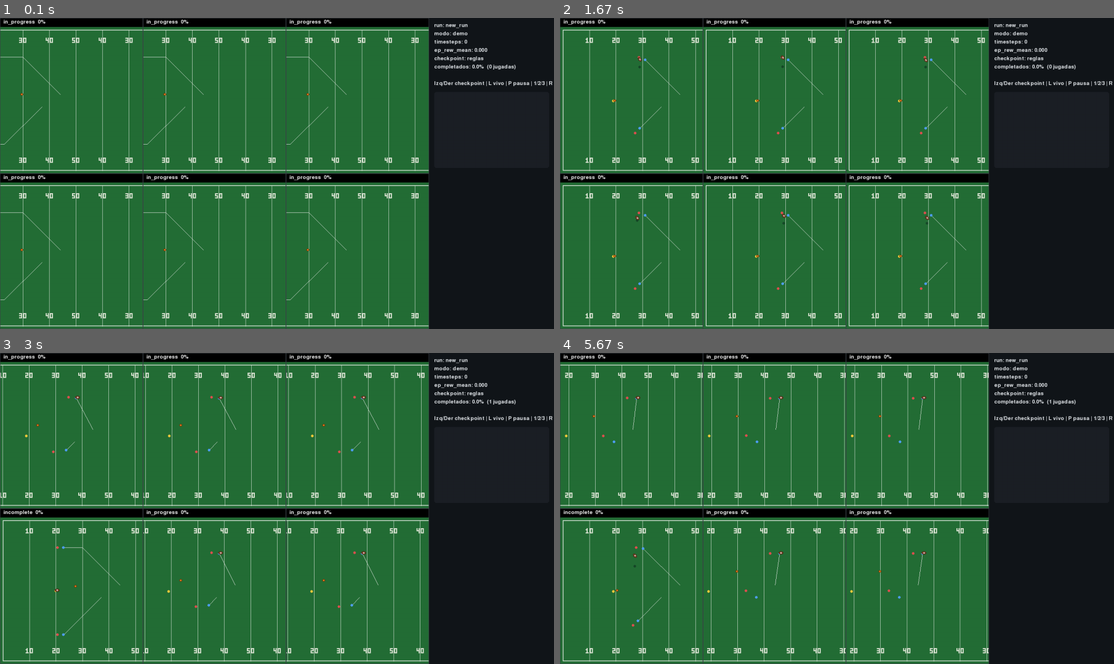
Above: before the commit, frames 1-4 (two rows, left to right).
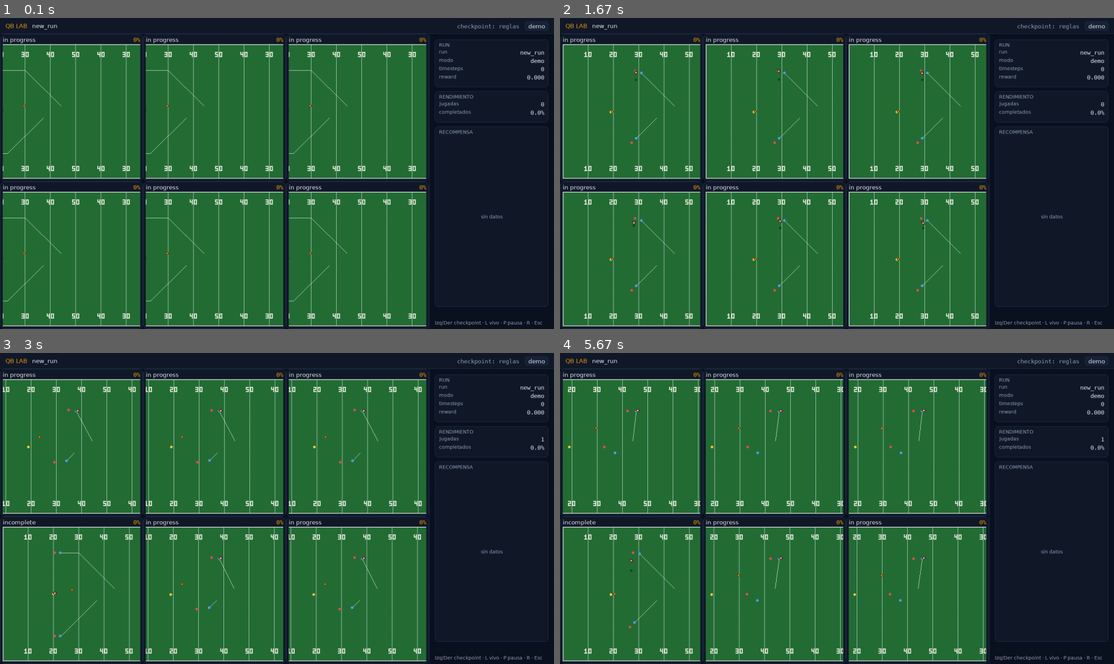
Above: after the commit, the same moments.

Repository: pedroolib/football-sim-rl
Game: pygame game, started from scripts/train_dashboard.py
The game is run twice, just before and just after one commit, with the same random seed, the same clock (stepped at 60 frames per second) and the same inputs.
Inputs:
- Up to frame 1 (0.1 s): no input
- Up to frame 2 (1.67 s): tap  at 0.33 s; hold Right 0.67-1.13 s
- Up to frame 3 (3 s): hold P from 2.73 s (still down); hold Right from 2.73 s (still down)
- Up to frame 4 (5.67 s): release P at 3.37 s; release Right at 3.37 s; hold P 4.57-5.03 s; hold Right 4.57-5.03 s

The runs differ from the first frame. In frame 1, 21% of the frame differs, in the area x 0-100%, y 0-100%; in frame 2, 22%; in frame 3, 22%; in frame 4, 22%.

Commit message:
Rediseñar dashboard con tema oscuro data-dense

Diff:
--- a/src/qb_sim/ui/dashboard.py
+++ b/src/qb_sim/ui/dashboard.py
@@ -28,6 +28,7 @@
     rule_quarterback_policy,
     total_timesteps,
 )
+from qb_sim.ui import theme
 from qb_sim.ui.menu import ModelMenu, ParameterMenu
 from qb_sim.ui.rendering import (
     draw_ball,
@@ -49,12 +50,13 @@
 _MENU_KEYS = (pygame.K_UP, pygame.K_DOWN, pygame.K_LEFT, pygame.K_RIGHT)
 MENU_REPEAT_DELAY = 0.35
 MENU_REPEAT_INTERVAL = 0.06
-MENU_ACCENT = (86, 168, 255)
-MENU_TEXT = (232, 238, 245)
-MENU_MUTED = (140, 152, 165)
-MENU_SELECTED = (28, 64, 108)
-MENU_CARD = (16, 22, 30)
-MENU_ROW = (22, 29, 39)
+MENU_ACCENT = theme.PRIMARY_SOFT
+MENU_TEXT = theme.TEXT
+MENU_MUTED = theme.TEXT_MUTED
+MENU_SELECTED = (30, 58, 100)
+MENU_CARD = theme.SURFACE
+MENU_ROW = theme.SURFACE_ALT
+HEADER_HEIGHT = 46
 CAMERA_FOLLOW_RATE = 4.0
 ENV_KINDS = ("passing", "drive", "role_play", "role_drive", "composition")
 LearnerPolicy = (
@@ -95,7 +97,8 @@
         self.screen = pygame.display.set_mode(screen_size)
         pygame.display.set_caption(f"QB Lab — {self.run_dir.name}")
         self.clock = pygame.time.Clock()
-        self.font = pygame.font.Font(None, 22)
+        self.font_sans, self.font_mono, self.font_small = theme.load_fonts()
+        self.font = self.font_sans
         self.reload_seconds = reload_seconds
         self._policy_factory = policy_factory or self._default_policy_factory
         self.running = True
@@ -185,7 +188,7 @@
                 )
                 for index in range(panels)
             ]
-        self._grid = self._compute_grid(panels, screen_size)
+        self._grid = self._compute_grid(panels, screen_size, header_height=HEADER_HEIGHT)
         field = self.scenario.config.field
         self._cameras: list[tuple[float, float]] = [
             (field.length_yards / 2.0, field.width_yards / 2.0) for _ in range(panels)
@@ -591,7 +594,7 @@
             )
             self.screen.blit(name_image, (row_rect.x + 16, row_rect.y + 6))
             value_color = MENU_ACCENT if index == selected else MENU_TEXT
-            value_image = self.font.render(value_text, True, value_color)
+            value_image = self.font_mono.render(value_text, True, value_color)
             if bounds is not None and bounds[1] > bounds[0] and numeric is not None:
                 track = pygame.Rect(row_rect.x + 360, row_rect.centery - 3, 210, 6)
                 pygame.draw.rect(self.screen, (44, 54, 68), track, border_radius=3)
@@ -646,30 +649,65 @@
         pygame.quit()
 
     @staticmethod
-    def _compute_grid(panels: int, screen_size: tuple[int, int]) -> list[pygame.Rect]:
+    def _compute_grid(
+        panels: int,
+        screen_size: tuple[int, int],
+        header_height: int = 0,
+    ) -> list[pygame.Rect]:
         columns = min(GRID_COLUMNS, panels) if panels > 0 else 1
         rows = (panels + columns - 1) // columns
         area_width = screen_size[0] - METRICS_WIDTH
         cell_width = area_width // columns
-        cell_height = screen_size[1] // rows
+        cell_height = (screen_size[1] - header_height) // rows
         rects: list[pygame.Rect] = []
         for index in range(panels):
             row, column = divmod(index, columns)
             rects.append(
-                pygame.Rect(column * cell_width, row * cell_height, cell_width, cell_height)
+                pygame.Rect(
+                    column * cell_width,
+                    header_height + row * cell_height,
+                    cell_width,
+                    cell_height,
+                )
             )
         return rects
 
     def draw_frame(self) -> None:
-        """Render every panel and the metrics column."""
-        self.screen.fill((24, 28, 32))
+        """Render the header, every panel, and the metrics column."""
+        self.screen.fill(theme.BACKGROUND)
+        self._draw_header()
         for index, (rect, panel) in enumerate(zip(self._grid, self._panels, strict=True)):
             self._draw_panel(rect, panel, index)
-            pygame.draw.rect(self.screen, (60, 66, 72), rect, 1)
         self._draw_metrics()
         if self._menu_mode is not None:
             self._draw_menu()
         pygame.display.flip()
+
+    def _draw_header(self) -> None:
+        bar = pygame.Rect(0, 0, self.screen.get_width(), HEADER_HEIGHT)
+        pygame.draw.rect(self.screen, theme.SURFACE, bar)
+        pygame.draw.line(
+            self.screen,
+            theme.BORDER,
+            (0, HEADER_HEIGHT - 1),
+            (bar.right, HEADER_HEIGHT - 1),
+        )
+        brand = self.font_sans.render("QB LAB", True, theme.ACCENT)
+        self.screen.blit(brand, (theme.SPACE_LG, 13))
+        run = self.font_sans.render(self.run_dir.name, True, theme.TEXT)
+        self.screen.blit(run, (theme.SPACE_LG + brand.get_width() + 14, 13))
+        chip_image = self.font_sans.render(self.mode_label(), True, theme.TEXT)
+        chip = pygame.Rect(
+            bar.right - chip_image.get_width() - 36,
+            10,
+            chip_image.get_width() + 20,
+            26,
+        )
+        pygame.draw.rect(self.screen, theme.SURFACE_ALT, chip, border_radius=theme.RADIUS_SM)
+        pygame.draw.rect(self.screen, theme.BORDER, chip, 1, border_radius=theme.RADIUS_SM)
+        self.screen.blit(chip_image, (chip.x + 10, chip.y + 4))
+        status = self.font_mono.render(self.checkpoint_status(), True, theme.TEXT_MUTED)
+        self.screen.blit(status, (chip.x - status.get_width() - 16, 14))
 
     def _draw_panel(
         self,
@@ -677,14 +715,18 @@
         panel: DemoPanel | DriveDemoPanel,
         index: int,
     ) -> None:
-        margin = 8
-        title_height = 26
-        content_height = rect.height
-        surface = pygame.Surface((rect.width, content_height))
-        field_surface = surface.subsurface(
-            pygame.Rect(0, title_height, rect.width, content_height - title_height)
-        )
-        view = self._panel_view(rect, content_height - title_height, index, margin)
+        margin = theme.SPACE_SM
+        header_height = 30
+        pygame.draw.rect(self.screen, theme.SURFACE, rect, border_radius=theme.RADIUS_LG)
+        pygame.draw.rect(self.screen, theme.BORDER, rect, 1, border_radius=theme.RADIUS_LG)
+        field_rect = pygame.Rect(
+            rect.x + margin,
+            rect.y + header_height,
+            rect.width - 2 * margin,
+            rect.height - header_height - margin,
+        )
+        field_surface = self.screen.subsurface(field_rect)
+        view = self._panel_view(field_rect, field_rect.height, index, margin=0)
         state = panel.play.state
         goal_line = 100.0
         if isinstance(panel, (DriveDemoPanel, RoleDriveDemoPanel, CompositionDemoPanel)):
@@ -711,136 +753,204 @@
         if isinstance(panel, CompositionDemoPanel):
             label = panel.last_outcome or panel.down_label
             percentage = 100.0 * panel.touchdowns / panel.drives if panel.drives else 0.0
-            title = self.font.render(
-                f"{label}  TD {percentage:0.0f}%",
-                True,
-                (240, 240, 240),
-            )
+            stat = f"TD {percentage:0.0f}%"
         elif isinstance(panel, (DriveDemoPanel, RoleDriveDemoPanel)):
             label = panel.last_outcome or panel.down_label
-            title = self.font.render(
-                f"{label}  TD {panel.touchdown_pct:0.0f}%",
-                True,
-                (240, 240, 240),
-            )
+            stat = f"TD {panel.touchdown_pct:0.0f}%"
         elif isinstance(panel, RolePlayDemoPanel):
             label = panel.last_outcome or "in_progress"
-            title = self.font.render(
-                f"{label}  {panel.catch_pct:0.0f}%",
-                True,
-                (240, 240, 240),
-            )
+            stat = f"{panel.catch_pct:0.0f}%"
         else:
             label = panel.last_outcome or "in_progress"
-            title = self.font.render(
-                f"{label}  {panel.completion_pct:0.0f}%",
-                True,
-                (240, 240, 240),
-            )
-        surface.blit(title, (10, 4))
-        self.screen.blit(surface, (rect.x, rect.y + (rect.height - content_height) // 2))
-
-    def _draw_metrics(self) -> None:
-        rect = pygame.Rect(
-            self.screen.get_width() - METRICS_WIDTH,
-            0,
-            METRICS_WIDTH,
-            self.screen.get_height(),
-        )
-        pygame.draw.rect(self.screen, (18, 22, 26), rect)
-        progress = read_progress(self.run_dir)
-        timesteps = progress[-1][0] if progress else 0
-        reward = progress[-1][1] if progress else 0.0
-        lines = [
-            f"run: {self.run_dir.name}",
-            f"modo: {self.mode_label()}",
-            f"timesteps: {timesteps:,}",
-            f"ep_rew_mean: {reward:0.3f}",
-            self.checkpoint_status(),
-        ]
-        if self.env_kind == "composition":
+            stat = f"{panel.completion_pct:0.0f}%"
+        label_image = self.font_sans.render(label.replace("_", " "), True, theme.TEXT)
+        stat_image = self.font_mono.render(stat, True, theme.ACCENT)
+        self.screen.blit(label_image, (rect.x + margin, rect.y + 7))
+        self.screen.blit(
+            stat_image,
+            (rect.right - margin - stat_image.get_width(), rect.y + 7),
+        )
+
+    def _metric_rows(self) -> list[tuple[str, str]]:
+        if self.env_kind in ("composition", "drive"):
             drives = sum(panel.drives for panel in self._panels)
             touchdowns = sum(panel.touchdowns for panel in self._panels)
             points = sum(panel.points for panel in self._panels)
             first_downs = sum(panel.first_downs for panel in self._panels)
-            lines.extend(
+            return [
+                ("drives", str(drives)),
                 (
-                    f"drives: {drives}",
-                    f"TD: {touchdowns} "
+                    "TD",
+                    f"{touchdowns} "
                     f"({100.0 * touchdowns / drives if drives else 0.0:0.0f}%)",
-                    f"puntos/drive: {points / drives if drives else 0.0:0.3f}",
-                    f"1er downs/drive: {first_downs / drives if drives else 0.0:0.2f}",
-                )
-            )
-        elif self.env_kind == "drive":
-            drives = sum(panel.drives for panel in self._panels)
-            touchdowns = sum(panel.touchdowns for panel in self._panels)
-            points = sum(panel.points for panel in self._panels)
-            first_downs = sum(panel.first_downs for panel in self._panels)
-            lines.extend(
+                ),
+                ("puntos/drive", f"{points / drives if drives else 0.0:0.3f}"),
                 (
-                    f"drives: {drives}",
-                    f"touchdowns: {touchdowns} "
-                    f"({100.0 * touchdowns / drives if drives else 0.0:0.0f}%)",
-                    f"puntos/drive: {points / drives if drives else 0.0:0.3f}",
-                    f"1er downs/drive: {first_downs / drives if drives else 0.0:0.2f}",
-                )
-            )
-        elif self.env_kind == "role_play":
+                    "1er downs/drive",
+                    f"{first_downs / drives if drives else 0.0:0.2f}",
+                ),
+            ]
+        if self.env_kind == "role_play":
             plays = sum(panel.plays for panel in self._panels)
             catches = sum(panel.catches for panel in self._panels)
             yards = sum(panel.yards for panel in self._panels)
-            lines.extend(
+            return [
+                ("jugadas", str(plays)),
                 (
-                    f"jugadas: {plays}",
-                    f"atrapadas: {catches} "
-                    f"({100.0 * catches / plays if plays else 0.0:0.0f}%)",
-                    f"yardas/atrapada: {yards / catches if catches else 0.0:0.2f}",
-                )
-            )
-        elif self.env_kind == "role_drive":
+                    "atrapadas",
+                    f"{catches} ({100.0 * catches / plays if plays else 0.0:0.0f}%)",
+                ),
+                ("yardas/atrapada", f"{yards / catches if catches else 0.0:0.2f}"),
+            ]
+        if self.env_kind == "role_drive":
             drives = sum(panel.drives for panel in self._panels)
             allowed = sum(panel.touchdowns_allowed for panel in self._panels)
             sacks = sum(panel.sacks for panel in self._panels)
-            lines.extend(
+            return [
+                ("drives", str(drives)),
                 (
-                    f"drives: {drives}",
-                    f"TD permitidos: {allowed} "
-                    f"({100.0 * allowed / drives if drives else 0.0:0.0f}%)",
-                    f"sacks: {sacks}",
-                )
-            )
-        else:
-            finished = sum(panel.finished for panel in self._panels)
-            completed = sum(panel.completed for panel in self._panels)
-            completion = 100.0 * completed / finished if finished else 0.0
-            lines.append(f"completados: {completion:0.1f}%  ({finished} jugadas)")
-        controls = "Izq/Der checkpoint | L vivo | P pausa | 1/2/3 | R | Esc"
+                    "TD permitidos",
+                    f"{allowed} ({100.0 * allowed / drives if drives else 0.0:0.0f}%)",
+                ),
+                ("sacks", str(sacks)),
+            ]
+        finished = sum(panel.finished for panel in self._panels)
+        completed = sum(panel.completed for panel in self._panels)
+        completion = 100.0 * completed / finished if finished else 0.0
+        return [
+            ("jugadas", str(finished)),
+            ("completados", f"{completion:0.1f}%"),
+        ]
+
+    def _controls_hint(self) -> str:
         if self.env_kind == "composition":
-            controls = "M parámetros | N modelos | P pausa | 1/2/3 | R | Esc"
-        lines.extend(("", controls))
-        for index, line in enumerate(lines):
-            image = self.font.render(line, True, (228, 232, 236))
-            self.screen.blit(image, (rect.x + 14, 14 + index * 24))
-        self._draw_curve(rect, progress, top=14 + len(lines) * 24 + 8)
+            return "M params · N modelos · P pausa · 1/2/3 · R · Esc"
+        return "Izq/Der checkpoint · L vivo · P pausa · R · Esc"
+
+    def _draw_metrics(self) -> None:
+        rect = pygame.Rect(
+            self.screen.get_width() - METRICS_WIDTH,
+            HEADER_HEIGHT,
+            METRICS_WIDTH,
+            self.screen.get_height() - HEADER_HEIGHT,
+        )
+        pygame.draw.rect(self.screen, theme.BACKGROUND, rect)
+        pygame.draw.line(
+            self.screen,
+            theme.BORDER,
+            (rect.x, rect.y),
+            (rect.x, rect.bottom),
+        )
+        progress = read_progress(self.run_dir)
+        timesteps = progress[-1][0] if progress else 0
+        reward = progress[-1][1] if progress else 0.0
+        x = rect.x + theme.SPACE_LG
+        width = rect.width - 2 * theme.SPACE_LG
+        y = rect.y + theme.SPACE_LG
+        y = self._draw_section(
+            x,
+            y,
+            width,
+            "RUN",
+            (
+                ("run", self.run_dir.name),
+                ("modo", self.mode_label()),
+                ("timesteps", f"{timesteps:,}"),
+                ("reward", f"{reward:0.3f}"),
+            ),
+        )
+        y = self._draw_section(x, y, width, "RENDIMIENTO", self._metric_rows())
+        chart_height = max(120, rect.bottom - y - 64)
+        self._draw_curve(rect, progress, top=y, height=chart_height)
+        hint = self.font_small.render(self._controls_hint(), True, theme.TEXT_MUTED)
+        self.screen.blit(hint, (x, rect.bottom - 26))
+
+    def _draw_section(
+        self,
+        x: int,
+        y: int,
+        width: int,
+        title: str,
+        rows: tuple[tuple[str, str], ...] | list[tuple[str, str]],
+    ) -> int:
+        card = pygame.Rect(x, y, width, 32 + len(rows) * 24 + 10)
+        pygame.draw.rect(self.screen, theme.SURFACE, card, border_radius=theme.RADIUS_MD)
+        pygame.draw.rect(self.screen, theme.BORDER, card, 1, border_radius=theme.RADIUS_MD)
+        title_image = self.font_small.render(title, True, theme.TEXT_MUTED)
+        self.screen.blit(title_image, (card.x + 12, card.y + 8))
+        row_y = card.y + 28
+        for label, value in rows:
+            label_image = self.font_small.render(label, True, theme.TEXT_MUTED)
+            value_image = self.font_mono.render(value, True, theme.TEXT)
+            self.screen.blit(label_image, (card.x + 12, row_y))
+            self.screen.blit(
+                value_image,
+                (card.right - 12 - value_image.get_width(), row_y),
+            )
+            row_y += 24
+        return card.bottom + theme.SPACE_MD
 
     def _draw_curve(
         self,
         rect: pygame.Rect,
         progress: list[tuple[int, float]],
         top: int = 182,
+        height: int = 220,
     ) -> None:
-        chart = pygame.Rect(rect.x + 14, top, rect.width - 28, 220)
-        pygame.draw.rect(self.screen, (28, 32, 38), chart, border_radius=6)
+        chart = pygame.Rect(
+            rect.x + theme.SPACE_LG,
+            top,
+            rect.width - 2 * theme.SPACE_LG,
+            height,
+        )
+        pygame.draw.rect(self.screen, theme.SURFACE, chart, border_radius=theme.RADIUS_MD)
+        pygame.draw.rect(self.screen, theme.BORDER, chart, 1, border_radius=theme.RADIUS_MD)
+        title_image = self.font_small.render("RECOMPENSA", True, theme.TEXT_MUTED)
+        self.screen.blit(title_image, (chart.x + 12, chart.y + 8))
         if len(progress) < 2:
-            return
+            empty = self.font_small.render("sin datos", True, theme.TEXT_MUTED)
+            self.screen.blit(
+                empty,
+                (chart.centerx - empty.get_width() // 2, chart.centery - 8),
+            )
+            return
+        plot = pygame.Rect(
+            chart.x + 12,
+            chart.y + 32,
+            chart.width - 24,
+            chart.height - 44,
+        )
         rewards = [point[1] for point in progress]
         low = min(rewards)
         high = max(rewards)
         span = (high - low) if high > low else 1.0
-        for index in range(1, len(rewards)):
-            x0 = chart.x + chart.width * (index - 1) / (len(rewards) - 1)
-            x1 = chart.x + chart.width * index / (len(rewards) - 1)
-            y0 = chart.bottom - chart.height * (rewards[index - 1] - low) / span
-            y1 = chart.bottom - chart.height * (rewards[index] - low) / span
-            pygame.draw.line(self.screen, (120, 200, 255), (x0, y0), (x1, y1), 2)
+        for fraction in (0.0, 0.5, 1.0):
+            grid_y = plot.bottom - int(plot.height * fraction)
+            pygame.draw.line(
+                self.screen,
+                theme.SURFACE_ALT,
+                (plot.x, grid_y),
+                (plot.right, grid_y),
+                1,
+            )
+        points = [
+            (
+                plot.x + int(plot.width * index / (len(rewards) - 1)),
+                plot.bottom - int(plot.height * (value - low) / span),
+            )
+            for index, value in enumerate(rewards)
+        ]
+        area = pygame.Surface((plot.width, plot.height), pygame.SRCALPHA)
+        local = [(px - plot.x, py - plot.y) for px, py in points]
+        pygame.draw.polygon(
+            area,
+            (theme.PRIMARY[0], theme.PRIMARY[1], theme.PRIMARY[2], 46),
+            local + [(plot.width, plot.height), (0, plot.height)],
+        )
+        self.screen.blit(area, plot.topleft)
+        pygame.draw.lines(self.screen, theme.PRIMARY_SOFT, False, points, 2)
+        pygame.draw.circle(self.screen, theme.ACCENT, points[-1], 4)
+        high_image = self.font_small.render(f"{high:0.2f}", True, theme.TEXT_MUTED)
+        low_image = self.font_small.render(f"{low:0.2f}", True, theme.TEXT_MUTED)
+        self.screen.blit(high_image, (plot.right - high_image.get_width(), plot.y + 2))
+        self.screen.blit(low_image, (plot.right - low_image.get_width(), plot.bottom - 18))
--- /dev/null
+++ b/src/qb_sim/ui/theme.py
@@ -0,0 +1,49 @@
+"""Shared visual tokens for the Pygame dashboard (dark, data-dense)."""
+
+import pygame
+
+BACKGROUND = (11, 18, 32)
+SURFACE = (18, 26, 42)
+SURFACE_ALT = (24, 35, 56)
+BORDER = (38, 51, 77)
+TEXT = (230, 236, 245)
+TEXT_MUTED = (143, 160, 184)
+PRIMARY = (59, 130, 246)
+PRIMARY_SOFT = (96, 165, 250)
+ACCENT = (245, 158, 11)
+DESTRUCTIVE = (239, 68, 68)
+SUCCESS = (34, 197, 94)
+
+SPACE_XS = 4
+SPACE_SM = 8
+SPACE_MD = 12
+SPACE_LG = 16
+SPACE_XL = 24
+
+RADIUS_SM = 6
+RADIUS_MD = 10
+RADIUS_LG = 14
+
+FONT_SIZE_SM = 14
+FONT_SIZE_MD = 17
+FONT_SIZE_LG = 21
+
+_SANS_CANDIDATES = ("firasans", "dejavusans", "liberationsans", "notosans", "arial")
+_MONO_CANDIDATES = ("firacode", "dejavusansmono", "liberationmono", "notosansmono", "courier")
+
+
+def _load_font(candidates: tuple[str, ...], size: int, bold: bool) -> pygame.font.Font:
+    for name in candidates:
+        path = pygame.font.match_font(name, bold=bold)
+        if path:
+            return pygame.font.Font(path, size)
+    return pygame.font.Font(None, size)
+
+
+def load_fonts() -> tuple[pygame.font.Font, pygame.font.Font, pygame.font.Font]:
+    """Return ``(sans, mono, small)`` fonts for labels, data, and hints."""
+    return (
+        _load_font(_SANS_CANDIDATES, FONT_SIZE_MD, False),
+        _load_font(_MONO_CANDIDATES, FONT_SIZE_MD, False),
+        _load_font(_SANS_CANDIDATES, FONT_SIZE_SM, False),
+    )
--- /dev/null
+++ b/tests/test_theme.py
@@ -0,0 +1,34 @@
+import pytest
+
+pygame = pytest.importorskip("pygame")
+
+from qb_sim.ui import theme  # noqa: E402
+
+
+def test_palette_tokens_are_valid_rgb() -> None:
+    for name in (
+        "BACKGROUND",
+        "SURFACE",
+        "SURFACE_ALT",
+        "BORDER",
+        "TEXT",
+        "TEXT_MUTED",
+        "PRIMARY",
+        "PRIMARY_SOFT",
+        "ACCENT",
+        "DESTRUCTIVE",
+        "SUCCESS",
+    ):
+        color = getattr(theme, name)
+        assert len(color) == 3
+        assert all(0 <= channel <= 255 for channel in color)
+
+
+def test_load_fonts_returns_sans_mono_and_small() -> None:
+    if not pygame.font.get_init():
+        pygame.font.init()
+    sans, mono, small = theme.load_fonts()
+    assert isinstance(sans, pygame.font.Font)
+    assert isinstance(mono, pygame.font.Font)
+    assert isinstance(small, pygame.font.Font)
+    assert small.get_height() < sans.get_height()
Not shown, changed: AGENTS.md
